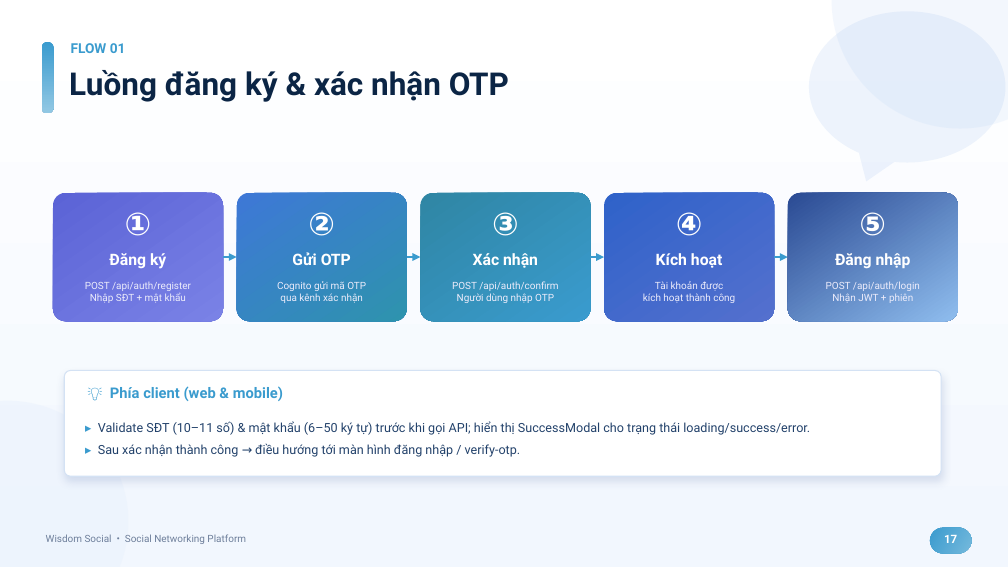
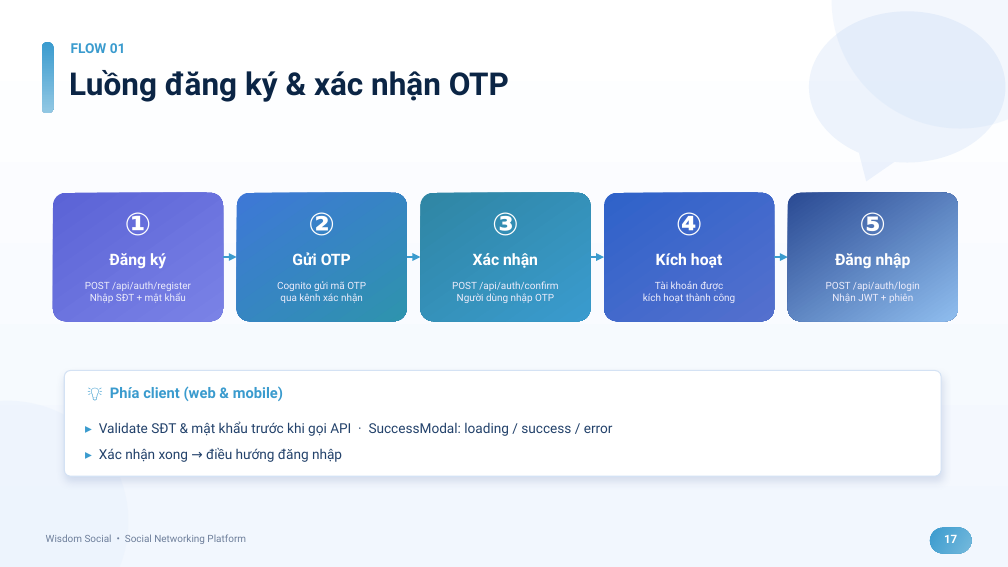
Before and after one commit to HuuThai2910/wisdom-social, a slide deck: slide 17 of Wisdom_Social_Presentation.pptx. Drawn at 1008x567 pixels with LibreOffice and Linux fonts; fonts in the diff are those of the drawing. Boxes give left, top, right and bottom in pixels: in the first picture for what was removed or moved away, otherwise in the second. Text is boxed around its words. In the diff, an @@ line names an element or a change of style, - is before the commit and + after.

```diff
--- a/Wisdom_Social_Presentation.pptx
+++ b/Wisdom_Social_Presentation.pptx
@@ text at (99,421,613,462): text changed; size 12 to 13 pt @@
-▸ Validate SĐT (10–11 số) & mật khẩu (6–50 ký tự) trước khi gọi API; hiển thị SuccessModal cho trạng thái loading/success/error.
-▸ Sau xác nhận thành công → điều hướng tới màn hình đăng nhập / verify-otp.
+▸ Validate SĐT & mật khẩu trước khi gọi API · SuccessModal: loading / success / error
+▸ Xác nhận xong → điều hướng đăng nhập
```
Also in this commit, not shown: 21 other slides changed, 1 other file.
